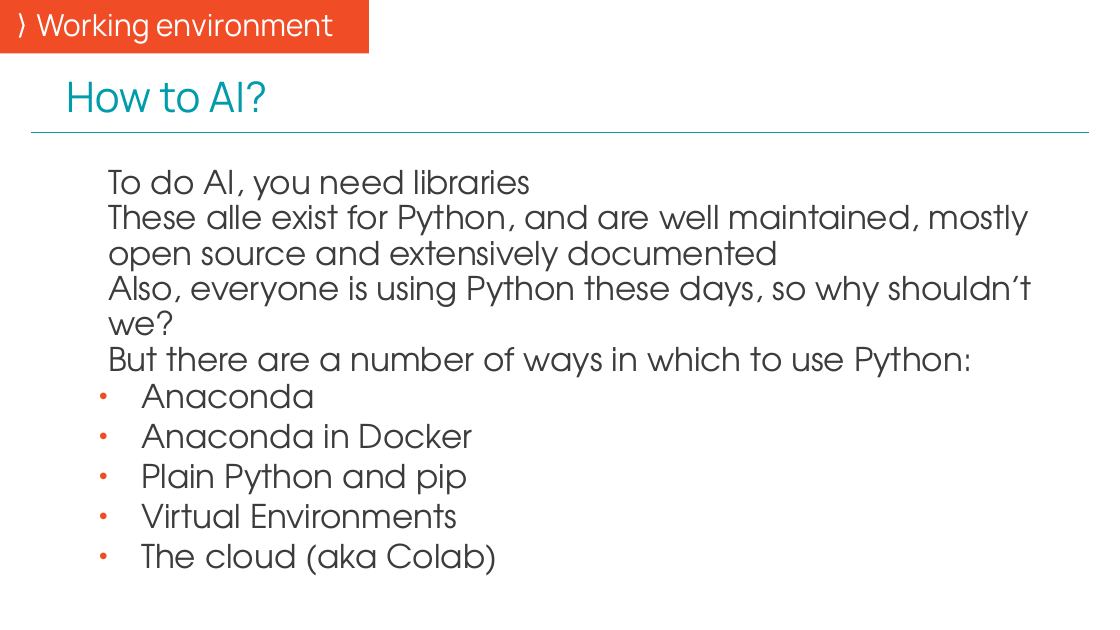
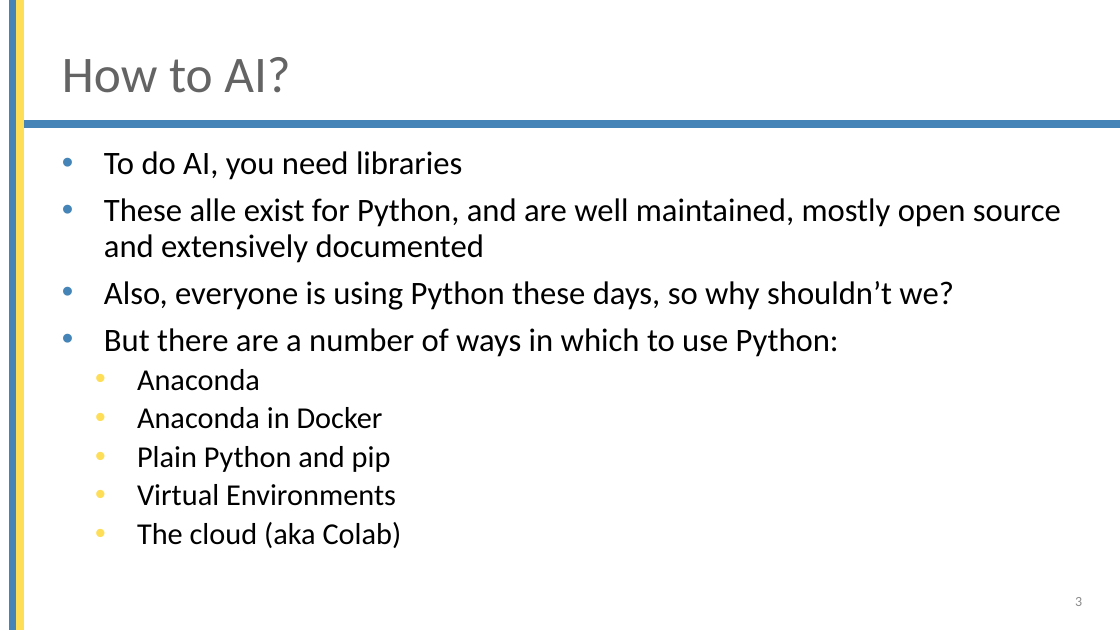
Before and after one commit to mjochen/Cello_AI, a slide deck: slide 3 of ppts/2 - Working environment overview.pptx. Drawn at 1120x630 pixels with LibreOffice and Linux fonts; fonts in the diff are those of the drawing; background and template pictures are left out. Boxes give left, top, right and bottom in pixels: in the first picture for what was removed or moved away, otherwise in the second. Text is boxed around its words. In the diff, an @@ line names an element or a change of style, - is before the commit and + after.

```diff
--- a/ppts/2 - Working environment overview.pptx
+++ b/ppts/2 - Working environment overview.pptx
@@ text removed at <box>0,0,369,54</box> @@
-⟩ Working environment
@@ rectangle added at <box>10,0,17,630</box>, fill #4584B6, outline #4584B6 1 pt @@
@@ rectangle added at <box>17,0,24,630</box>, fill #FFDE57, outline #FFDE57 1 pt @@
@@ title "How to AI?": place and size @@
-title "How to AI?" at <box>66,81,267,113</box>
+title "How to AI?" at <box>62,57,290,93</box>
@@ title "How to AI?" at <box>62,57,290,93</box>: size 36 to 44 pt, font Manrope to Calibri, text colour #009CAB to #646464; vertical alignment bottom to middle @@
@@ rectangle added at <box>16,121,1120,127</box>, fill #4584B6, outline #4584B6 1 pt @@
@@ line removed from (31, 132) to (1090, 132) @@
@@ text "To do AI, you need ...": place and size @@
-text "To do AI, you need ..." at <box>108,170,1032,575</box>
+text "To do AI, you need ..." at <box>104,151,1061,548</box>
@@ text "To do AI, you need ..." at <box>104,151,1061,548</box>: font TeX Gyre Adventor to Calibri, text colour #3C3C3C to #000000; size 28 to 26 pt in "Anaconda", "Anaconda in Docker", "Plain Python and pip", "Virtual Environments" and 1 more places; more space between paragraphs; bullet colour #F04C25 to #4584B6; bullet colour #F04C25 to #FFDE57 @@
@@ page number added at <box>1075,597,1082,606</box>, 12 pt, text #8C8C8C @@
+3
```
Also in this commit, not shown: 27 other slides changed, 5 other files.
